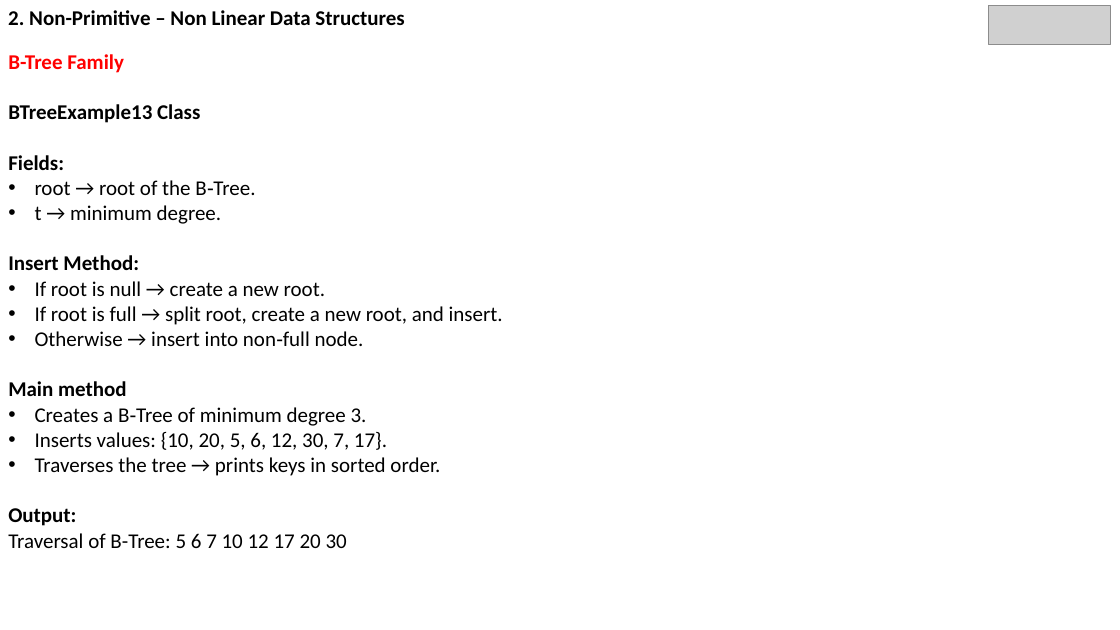
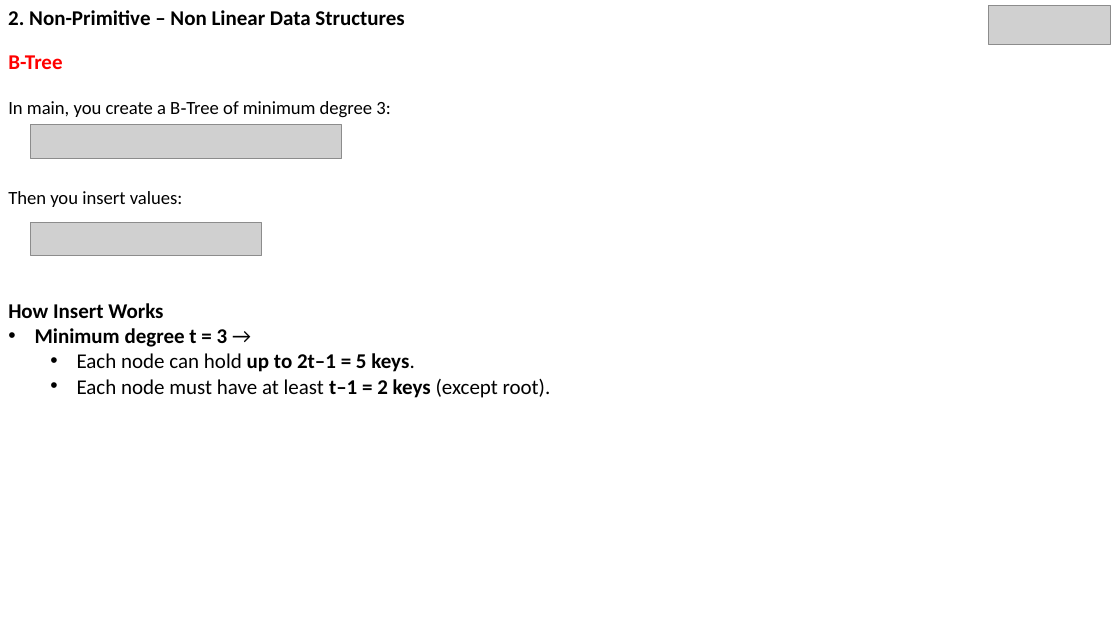
Before and after one commit to SMattaparthi-rgare/Non-Linear-Data-Structures-PPT, a slide deck: slide 15 of DataStructures3.pptx (slide 17 before the commit). Drawn at 1120x630 pixels with LibreOffice and Linux fonts; fonts in the diff are those of the drawing; grey boxes stand for pictures. Boxes give left, top, right and bottom in pixels: in the first picture for what was removed or moved away, otherwise in the second. Text is boxed around its words. In the diff, an @@ line names an element or a change of style, - is before the commit and + after.

```diff
--- a/DataStructures3.pptx
+++ b/DataStructures3.pptx
@@ text at (8, 55, 551, 398): text changed @@
-B-Tree Family
-BTreeExample13 Class
-Fields:
-• root → root of the B‑Tree.
-• t → minimum degree.
-Insert Method:
-• If root is null → create a new root.
-• If root is full → split root, create a new root, and insert.
-• Otherwise → insert into non‑full node.
-Main method
-• Creates a B‑Tree of minimum degree 3.
-• Inserts values: {10, 20, 5, 6, 12, 30, 7, 17}.
-• Traverses the tree → prints keys in sorted order.
-Output:
-Traversal of B-Tree: 5 6 7 10 12 17 20 30
+B-Tree
+In main, you create a B‑Tree of minimum degree 3:
+Then you insert values:
+How Insert Works
+• Minimum degree t = 3 →
+  • Each node can hold up to 2t–1 = 5 keys.
+  • Each node must have at least t–1 = 2 keys (except root).
@@ picture added at (30, 124, 341, 159) @@
@@ picture added at (30, 223, 261, 256) @@
```
Also in this commit, not shown: 37 other slides changed, 7 slides added, 25 slides removed.
